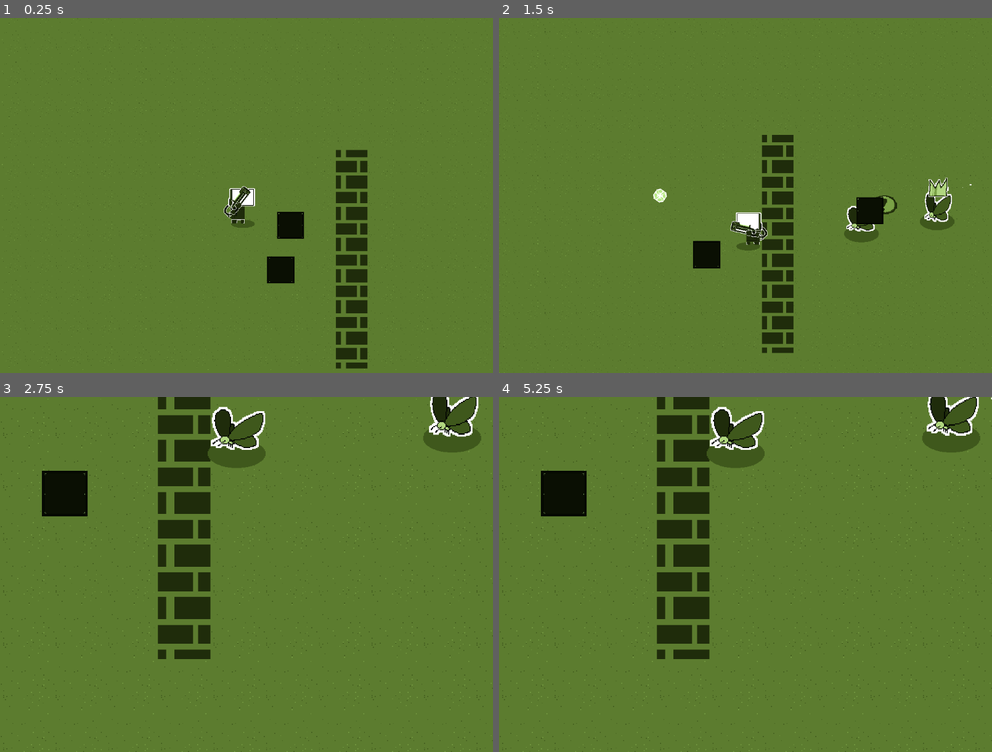
Above: before the commit, frames 1-4 (two rows, left to right).
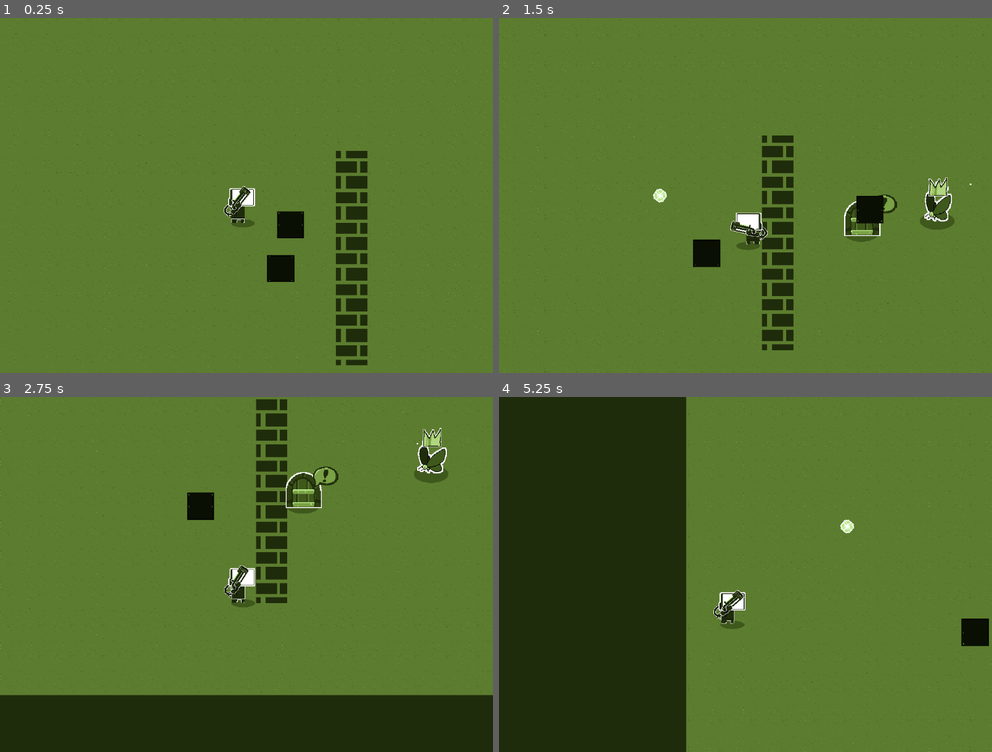
Above: after the commit, the same moments.

Repository: DeadM4nn/DeadmannGame
Game: Godot game, scene res://Levels/TestLevel/node_2d.tscn
Two runs of this game, one before a commit and one after it. Both use one fixed random seed, a clock stepped at 60 frames per second and the inputs below.
Inputs (mouse positions are in pixels of both pictures, inside the frame that each line leads up to):
- Up to frame 1 (0.25 s): no input
- Up to frame 2 (1.5 s): tap Enter at 0.5 s; move the mouse to (853, 177) at 0.52 s; press the mouse at (853, 177) at 0.53 s; hold Right (ui_right) 0.53-1.28 s; move the mouse to (646, 213) at 1.27 s; release the mouse at (646, 213) at 1.28 s; hold Down (ui_down) from 1.28 s (still down); click (646, 213) at 1.35 s
- Up to frame 3 (2.75 s): move the mouse to (295, 496) at 2.02 s; release Down (ui_down) at 2.03 s; hold Right (ui_right) from 2.03 s (still down); hold Space (test_button, bound only before the commit) from 2.03 s (still down); click (295, 496) at 2.3 s
- Up to frame 4 (5.25 s): move the mouse to (720, 645) at 2.77 s; release Right (ui_right) at 2.78 s; release Space (test_button, bound only before the commit) at 2.78 s; hold Up (ui_up) 2.78-3.53 s; tap Mouse wheel up (zoom_in) at 2.85 s; click (720, 645) at 3.05 s; move the mouse to (893, 627) at 3.52 s; hold Mouse wheel down (zoom_out) 3.53-4.28 s; hold Left (ui_left) 3.53-5.03 s; click (893, 627) at 3.8 s; move the mouse to (597, 521) at 4.27 s; click (597, 521) at 4.35 s; move the mouse to (770, 574) at 5.02 s; press the mouse at (770, 574) at 5.03 s; hold Down (ui_down) from 5.03 s (still down)

The runs differ from the first frame. In frame 1, 1.4% of the frame differs, in the area x 0-99%, y 0-100%; in frame 2, 2.0%; in frame 3, 31%; in frame 4, 42%, in the area x 0-100%, y 0-100%.

Commit message:
Finished All Behaviour

Diff:
--- /dev/null
+++ b/Element/Explosion/Swappable_Explosion.tscn
@@ -0,0 +1,65 @@
+[gd_scene load_steps=5 format=3 uid="uid://cweif0i4w55hq"]
+
+[ext_resource type="AudioStream" uid="uid://digjgf58c4fc5" path="res://SoundFX/Kenny/impactBell_heavy_002.ogg" id="1_giril"]
+
+[sub_resource type="GDScript" id="GDScript_fm3ll"]
+resource_name = "Explosion"
+script/source = "extends Node2D
+
+
+# Called when the node enters the scene tree for the first time.
+func _ready():
+	$CPUParticles2D.emitting = true
+
+
+# Called every frame. 'delta' is the elapsed time since the previous frame.
+func _process(delta):
+	pass
+
+
+
+func _on_timer_timeout():
+	queue_free()
+"
+
+[sub_resource type="Curve" id="Curve_o5f1p"]
+_data = [Vector2(0, 0.905263), 0.0, 0.0, 0, 0, Vector2(0.247253, 0), 0.0, 0.0, 0, 0]
+point_count = 2
+
+[sub_resource type="Gradient" id="Gradient_0xtu1"]
+offsets = PackedFloat32Array(0.13245, 0.284768, 0.569536, 0.860927)
+colors = PackedColorArray(0.325441, 0.325441, 0.325441, 1, 0.672941, 0.672941, 0.672941, 1, 1, 1, 1, 1, 1, 1, 1, 1)
+
+[node name="Explosion" type="Node2D"]
+script = SubResource("GDScript_fm3ll")
+
+[node name="CPUParticles2D" type="CPUParticles2D" parent="."]
+position = Vector2(0, 2)
+scale = Vector2(50, 50)
+amount = 20
+lifetime = 0.5
+speed_scale = 0.4
+explosiveness = 1.0
+randomness = 1.0
+spread = 179.55
+gravity = Vector2(0, 0)
+initial_velocity_min = 101.02
+initial_velocity_max = 101.02
+angle_max = 360.0
+scale_amount_min = 60.0
+scale_amount_max = 60.0
+scale_amount_curve = SubResource("Curve_o5f1p")
+color = Color(0.478431, 0.631373, 0.27451, 1)
+color_initial_ramp = SubResource("Gradient_0xtu1")
+
+[node name="Timer" type="Timer" parent="."]
+one_shot = true
+autostart = true
+
+[node name="Impact" type="AudioStreamPlayer2D" parent="."]
+stream = ExtResource("1_giril")
+volume_db = 5.622
+pitch_scale = 0.76
+autoplay = true
+
+[connection signal="timeout" from="Timer" to="." method="_on_timer_timeout"]
--- a/Element/Player/Gun/GunBehaviour.gd
+++ b/Element/Player/Gun/GunBehaviour.gd
@@ -2,6 +2,8 @@
 
 ## Specifies which scene is used as a bullet
 const BULLET_FILE : PackedScene = preload("res://Element/Player/Gun/Bullet/default.tscn")
+## Specifies which scene is used as a bullet
+const SWAP_BULLET_FILE : PackedScene = preload("res://Element/SwappableBullet/Bullet.tscn")
 
 ## Keeps track if the texture is flipped
 var is_flipped : bool = false
@@ -27,3 +29,19 @@
 	get_tree().get_root().call_deferred("add_child", curr_bullet)
 
 	curr_bullet.apply_impulse(Vector2(curr_bull_speed, 0).rotated(pivot_rotation))
+
+
+
+func shoot_swappable(bullet_texture, pivot_rotation : float = 0.00, curr_bull_speed : float = bullet_speed) -> void:
+
+	var curr_bullet = SWAP_BULLET_FILE.instantiate()
+	curr_bullet.get_node("Texture").texture = bullet_texture
+
+	$Audio/Shoot.play()
+
+	curr_bullet.position = $Nozzle.global_position
+	curr_bullet.global_rotation = global_rotation
+
+	get_tree().get_root().call_deferred("add_child", curr_bullet)
+
+	curr_bullet.apply_impulse(Vector2(curr_bull_speed, 0).rotated(pivot_rotation))
--- a/Element/Player/PlayerControl.gd
+++ b/Element/Player/PlayerControl.gd
@@ -113,6 +113,10 @@
 	if event.is_action_pressed("shoot"):
 		gun.shoot($"Gun Pivot".rotation)
 
+	if event.is_action_pressed("Canon") and hold_slot != null :
+		gun.shoot_swappable(hold_slot, $"Gun Pivot".rotation)
+		hold_slot = null
+
 	var zoom_amount : Vector2 =  camera.get_zoom()
 
 	# Zooms the Camera
--- a/Element/SwappableBullet/Bullet.tscn
+++ b/Element/SwappableBullet/Bullet.tscn
@@ -1,6 +1,6 @@
 [gd_scene load_steps=8 format=3 uid="uid://brwup52gkmid5"]
 
-[ext_resource type="Texture2D" uid="uid://codcjkedjagma" path="res://Asset/Sprite/bullet_default.png" id="1_xqscq"]
+[ext_resource type="Texture2D" uid="uid://cpvn6q40o3byt" path="res://Asset/Swappables/Bug.png" id="1_osydr"]
 
 [sub_resource type="PhysicsMaterial" id="PhysicsMaterial_bq0gq"]
 bounce = 1.0
@@ -8,7 +8,7 @@
 [sub_resource type="GDScript" id="GDScript_joihv"]
 script/source = "extends RigidBody2D
 
-const EXPLOSION_INSTANCE : PackedScene = preload(\"res://Element/Explosion/Explosion.tscn\")
+const EXPLOSION_INSTANCE : PackedScene = preload(\"res://Element/Explosion/Swappable_Explosion.tscn\")
 
 # Called when the node enters the scene tree for the first time.
 func _ready():
@@ -22,6 +22,9 @@
 
 # Destroy Self
 func _on_hit(body):
+	if body is Swappable:
+		body.destroy_self()
+
 	if not body is Bouncer:
 		queue_free()
 		var curr_explosion = EXPLOSION_INSTANCE.instantiate()
@@ -30,8 +33,8 @@
 "
 
 [sub_resource type="CapsuleShape2D" id="CapsuleShape2D_ertxx"]
-radius = 5.00159
-height = 14.2323
+radius = 7.79389
+height = 22.3651
 
 [sub_resource type="Animation" id="Animation_3ruqp"]
 resource_name = "BulletSpin"
@@ -81,8 +84,8 @@
 script = SubResource("GDScript_joihv")
 
 [node name="Texture" type="Sprite2D" parent="."]
-scale = Vector2(3, 3)
-texture = ExtResource("1_xqscq")
+scale = Vector2(1.85619, 1.85619)
+texture = ExtResource("1_osydr")
 
 [node name="CollisionShape2D" type="CollisionShape2D" parent="."]
 scale = Vector2(-3.99873, 2.95103)
@@ -90,13 +93,9 @@
 
 [node name="Spin" type="AnimationPlayer" parent="."]
 root_node = NodePath("../Texture")
-speed_scale = 5.0
+speed_scale = 3.0
 libraries = {
 "": SubResource("AnimationLibrary_7bvjm")
 }
 
-[node name="Label" type="Label" parent="."]
-offset_right = 40.0
-offset_bottom = 23.0
-
 [connection signal="body_entered" from="." to="." method="_on_hit"]
--- a/Levels/TestLevel/node_2d.tscn
+++ b/Levels/TestLevel/node_2d.tscn
@@ -57,6 +57,7 @@
 [sub_resource type="PhysicsMaterial" id="PhysicsMaterial_o8cd6"]
 
 [node name="Word" type="Node2D"]
+scale = Vector2(1, 0.981803)
 
 [node name="Map" type="TileMap" parent="."]
 z_index = -100
@@ -102,6 +103,9 @@
 chasing = true
 dangerous = false
 
+[node name="Sprite" parent="Fly2/Sprite" index="1"]
+texture = ExtResource("4_pkjrc")
+
 [node name="Fly3" parent="." instance=ExtResource("6_ukruq")]
 position = Vector2(1338, 251)
 dangerous = false
@@ -123,3 +127,5 @@
 position = Vector2(142, 212)
 mass = 9000.0
 physics_material_override = SubResource("PhysicsMaterial_o8cd6")
+
+[editable path="Fly2"]
--- a/project.godot
+++ b/project.godot
@@ -71,6 +71,10 @@
 }
 test_button={
 "deadzone": 0.5,
+"events": []
+}
+Canon={
+"deadzone": 0.5,
 "events": [Object(InputEventKey,"resource_local_to_scene":false,"resource_name":"","device":-1,"window_id":0,"alt_pressed":false,"shift_pressed":false,"ctrl_pressed":false,"meta_pressed":false,"pressed":false,"keycode":0,"physical_keycode":32,"key_label":0,"unicode":32,"echo":false,"script":null)
 ]
 }
